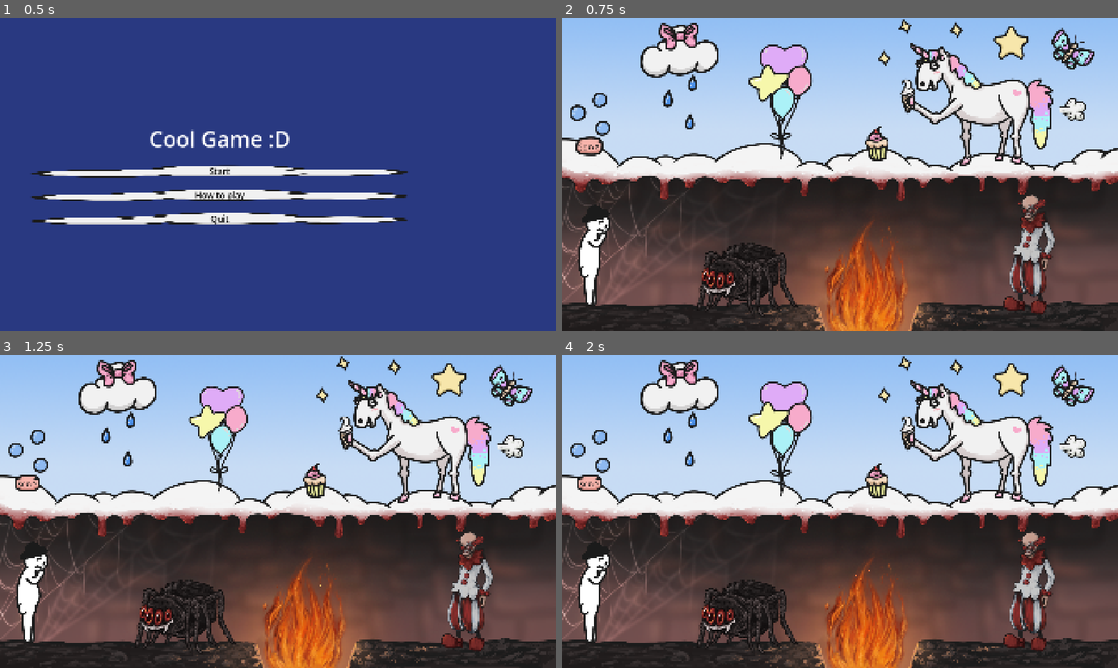
Above: before the commit, frames 1-4 (two rows, left to right).
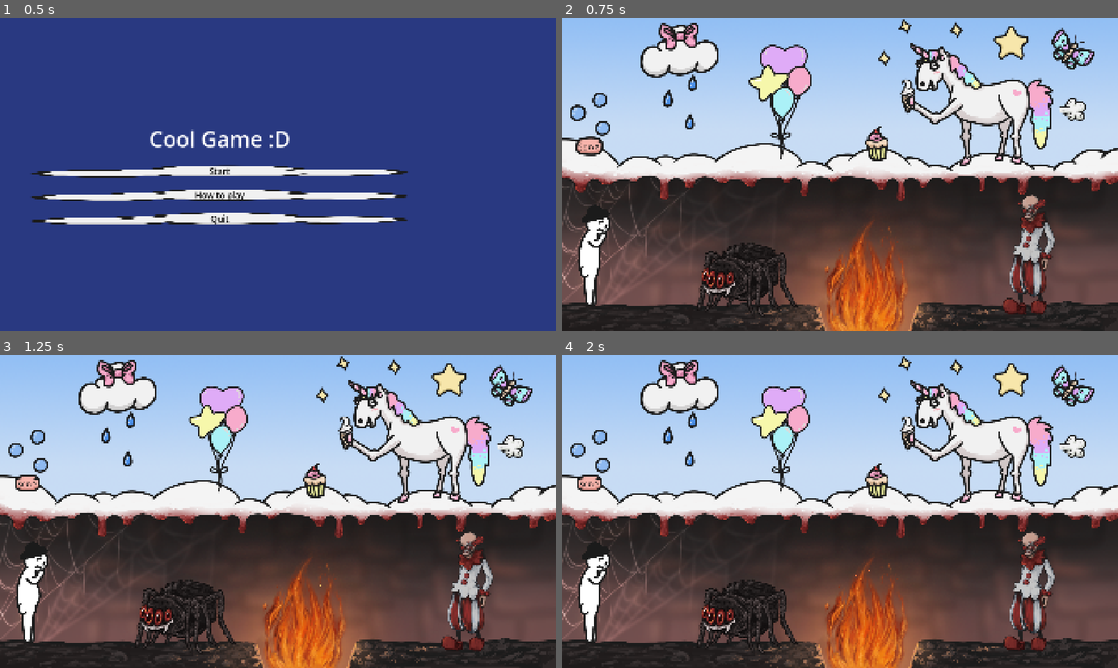
Above: after the commit, the same moments.

Repository: myryk31415/bimm-game-jam
Game: Godot game, scene res://scenes/main_menu.tscn
The game is run twice, just before and just after one commit, with the same random seed, the same clock (stepped at 60 frames per second) and the same inputs. The engine's default icon, where the game draws it, is replaced by a stand-in: a white triangle on a blue panel in a dark square. Sound files missing from this copy of the repository are replaced by a short silence.
Inputs (mouse positions are in pixels of both pictures, inside the frame that each line leads up to):
- Up to frame 1 (0.5 s): no input
- Up to frame 2 (0.75 s): click "Start" at 0.5 s
- Up to frame 3 (1.25 s): no input
- Up to frame 4 (2 s): tap Enter (ui_accept) at 1.25 s; drag from (745, 617) to (906, 433) at 1.27 s

Frame 1 is identical in both runs. In frame 2, 0.4% of the frame differs, in the area x 33-84%, y 8-95%; in frame 3, less than 0.1%; in frame 4, 1.0%, in the area x 18-84%, y 8-95%.

Commit message:
separated the clown and his shoe

Diff:
--- a/scenes/level_1.tscn
+++ b/scenes/level_1.tscn
@@ -46,10 +46,15 @@
 [ext_resource type="AudioStream" uid="uid://dagkxja25b70v" path="res://Sounds/fire_crackling_loop.wav" id="33_ffvxj"]
 [ext_resource type="Texture2D" uid="uid://ct2pvf4bgwyns" path="res://assets/fire-particle.png" id="35_8jqp6"]
 [ext_resource type="AudioStream" uid="uid://dnxqjfc606dys" path="res://Sounds/extinguish_fire.wav" id="36_0bysi"]
-[ext_resource type="Texture2D" uid="uid://c0kpvqert5ksn" path="res://assets/ElinAssets/Clown.png" id="45_jscgt"]
+[ext_resource type="Texture2D" uid="uid://dfafmuefstanq" path="res://assets/ElinAssets/Clown.png" id="45_jscgt"]
 [ext_resource type="Texture2D" uid="uid://dvfwfa5pkg7px" path="res://assets/ElinAssets/Bubble.png" id="48_awarj"]
 [ext_resource type="Texture2D" uid="uid://b44f53oeqi8ps" path="res://assets/ElinAssets/FearGame_Balloons.png" id="49_uuj1x"]
 [ext_resource type="Texture2D" uid="uid://bl0u0i5bsifay" path="res://assets/ElinAssets/Star.png" id="50_3x5jj"]
+[ext_resource type="Texture2D" uid="uid://cbbr4sbgjyamu" path="res://assets/ElinAssets/ClownShoe.png" id="51_75ls7"]
+[ext_resource type="AudioStream" uid="uid://c1g5tnyxougar" path="res://Sounds/oh no .wav" id="52_qb2q0"]
+[ext_resource type="AudioStream" uid="uid://c0v48x1g81qpf" path="res://Sounds/Oh no, no um.wav" id="53_x3eym"]
+[ext_resource type="AudioStream" uid="uid://bhjcl8phx3el2" path="res://Sounds/please don't.wav" id="54_ffvxj"]
+[ext_resource type="AudioStream" uid="uid://wj25avn0u8g0" path="res://Sounds/stop_that_uahh.wav" id="55_yfehg"]
 
 [node name="Level1" type="Node2D" unique_id=444509381]
 script = ExtResource("1_rus8k")
@@ -231,6 +236,12 @@
 interact_with = Array[String](["Fire"])
 texture = ExtResource("50_3x5jj")
 
+[node name="Shoe" parent="." unique_id=240120927 instance=ExtResource("8_15mv3")]
+position = Vector2(1562, 994)
+draggable = true
+texture = ExtResource("51_75ls7")
+sounds = Array[AudioStream]([ExtResource("29_qb2q0"), ExtResource("30_x3eym"), ExtResource("52_qb2q0"), ExtResource("53_x3eym"), ExtResource("54_ffvxj"), ExtResource("55_yfehg"), ExtResource("16_wbtxt")])
+
 [connection signal="died" from="Player" to="." method="_on_player_died"]
 [connection signal="end_level" from="Player" to="." method="_on_player_end_level"]
 [connection signal="interaction" from="IceCream" to="." method="_on_ice_cream_interaction"]
Binary file changed: assets/ElinAssets/Clown.png
Not shown, changed: assets/ElinAssets/Clown.png.import
Binary file changed: assets/ElinAssets/ClownBalloon.png
Binary file changed: assets/ElinAssets/ClownNoScary.png
Binary file removed: assets/ElinAssets/ClownNoShoe.png
Not shown, removed: assets/ElinAssets/ClownNoShoe.png.import
